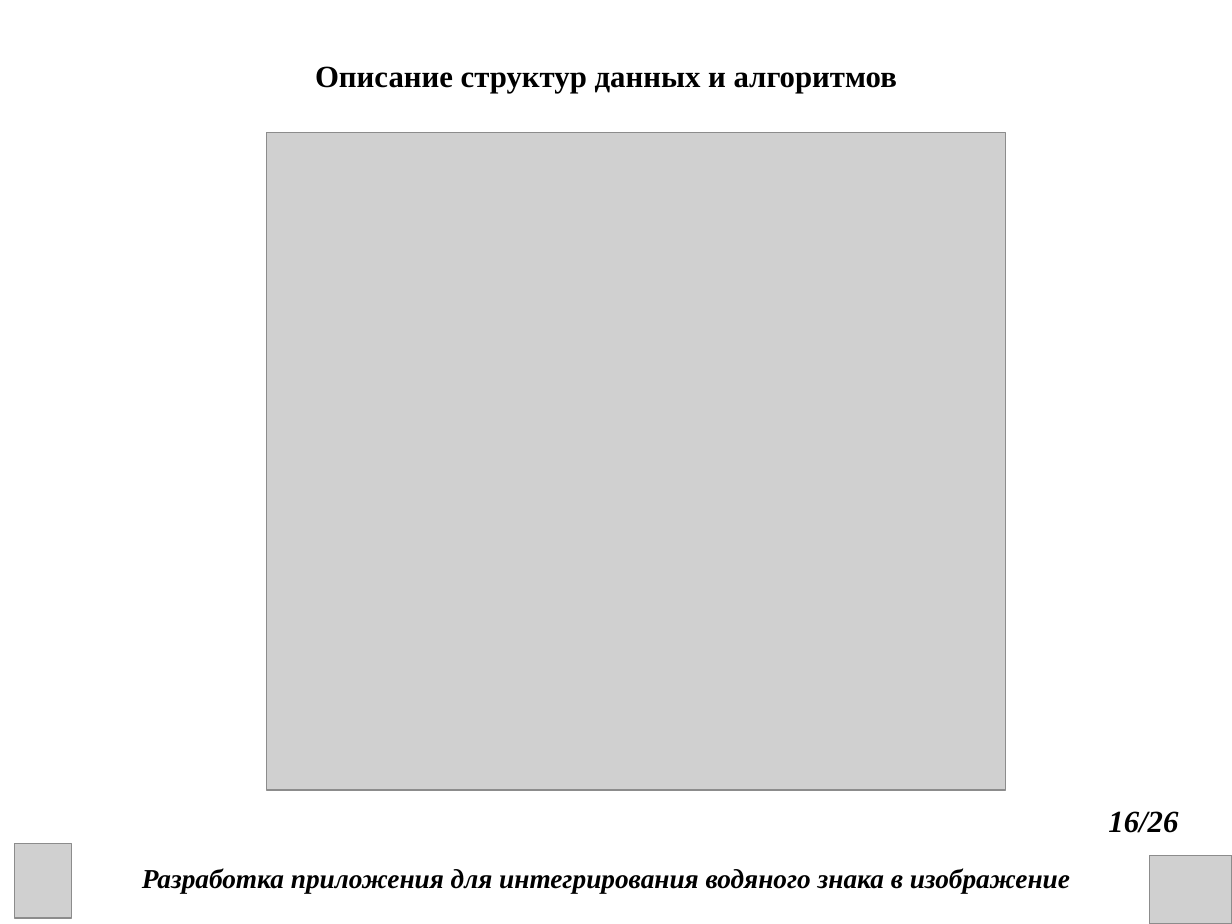
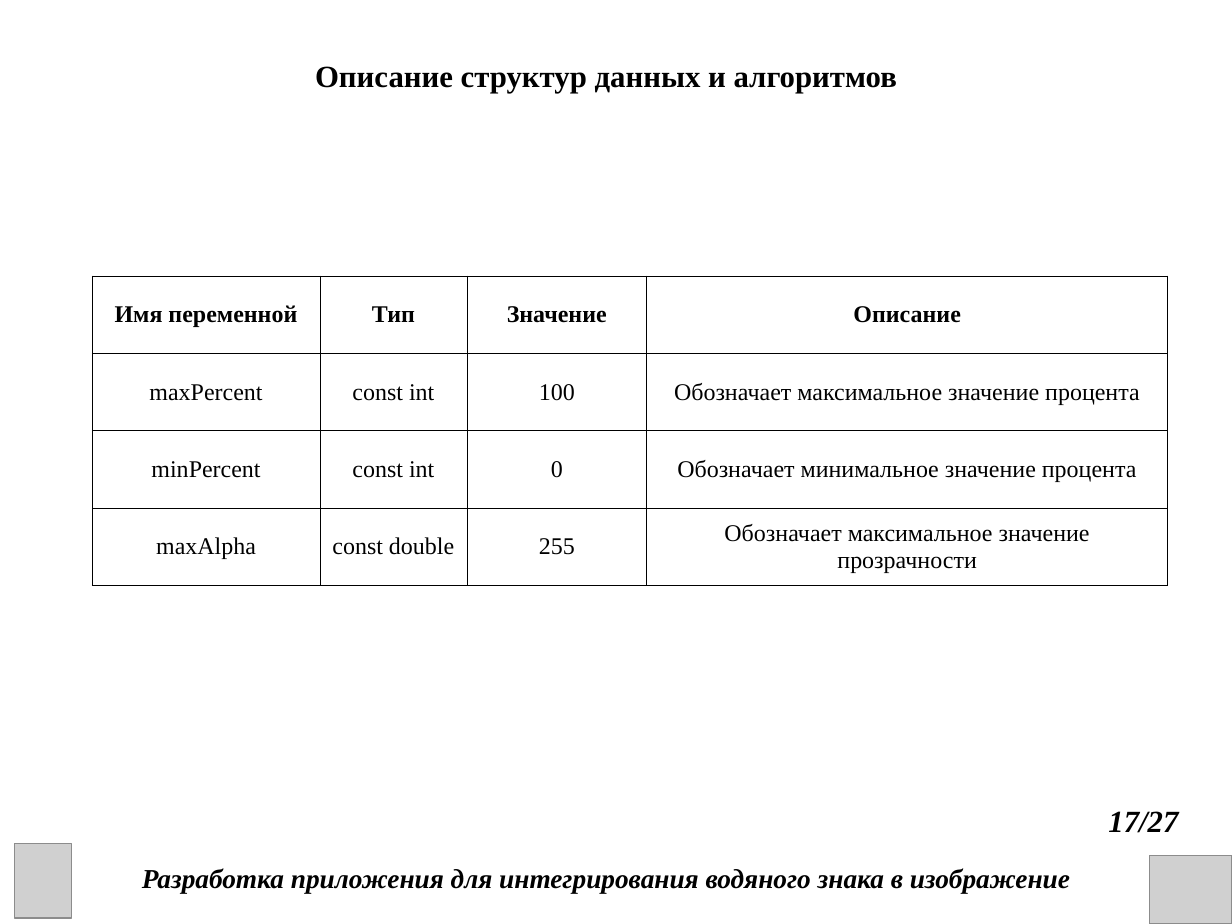
Before and after one commit to DanChoys1/DanChoys, a slide deck: slide 17 of КП презентация.ppt (slide 16 before the commit). Drawn at 1232x924 pixels with LibreOffice and Linux fonts; fonts in the diff are those of the drawing; grey boxes stand for pictures. Boxes give left, top, right and bottom in pixels: in the first picture for what was removed or moved away, otherwise in the second. Text is boxed around its words. In the diff, an @@ line names an element or a change of style, - is before the commit and + after.

```diff
--- a/КП презентация.ppt
+++ b/КП презентация.ppt
@@ picture removed at bbox=[266, 133, 1005, 791] @@
@@ table added at bbox=[92, 276, 1168, 585], 4 rows, 4 columns @@
+Имя переменной | Тип | Значение | Описание
+maxPercent | const int | 100 | Обозначает максимальное значение процента
+minPercent | const int | 0 | Обозначает минимальное значение процента
+maxAlpha | const double | 255 | Обозначает максимальное значение прозрачности
@@ text at bbox=[1108, 811, 1178, 833]: text changed @@
-16/26
+17/27
```
Also in this commit, not shown: 24 other slides changed, 1 slide added, 6 other files.
